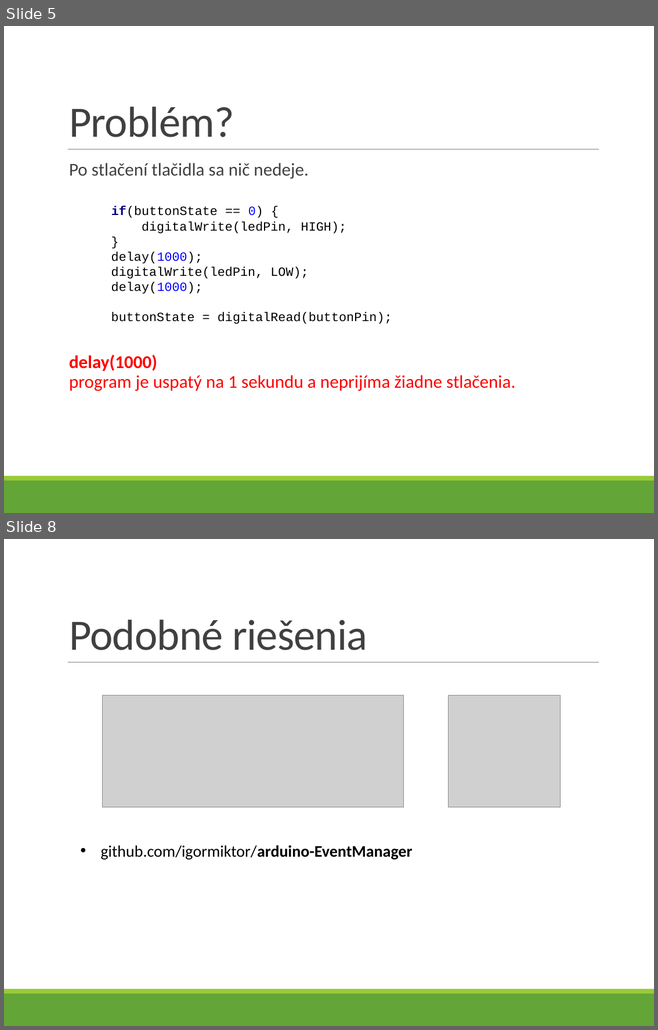
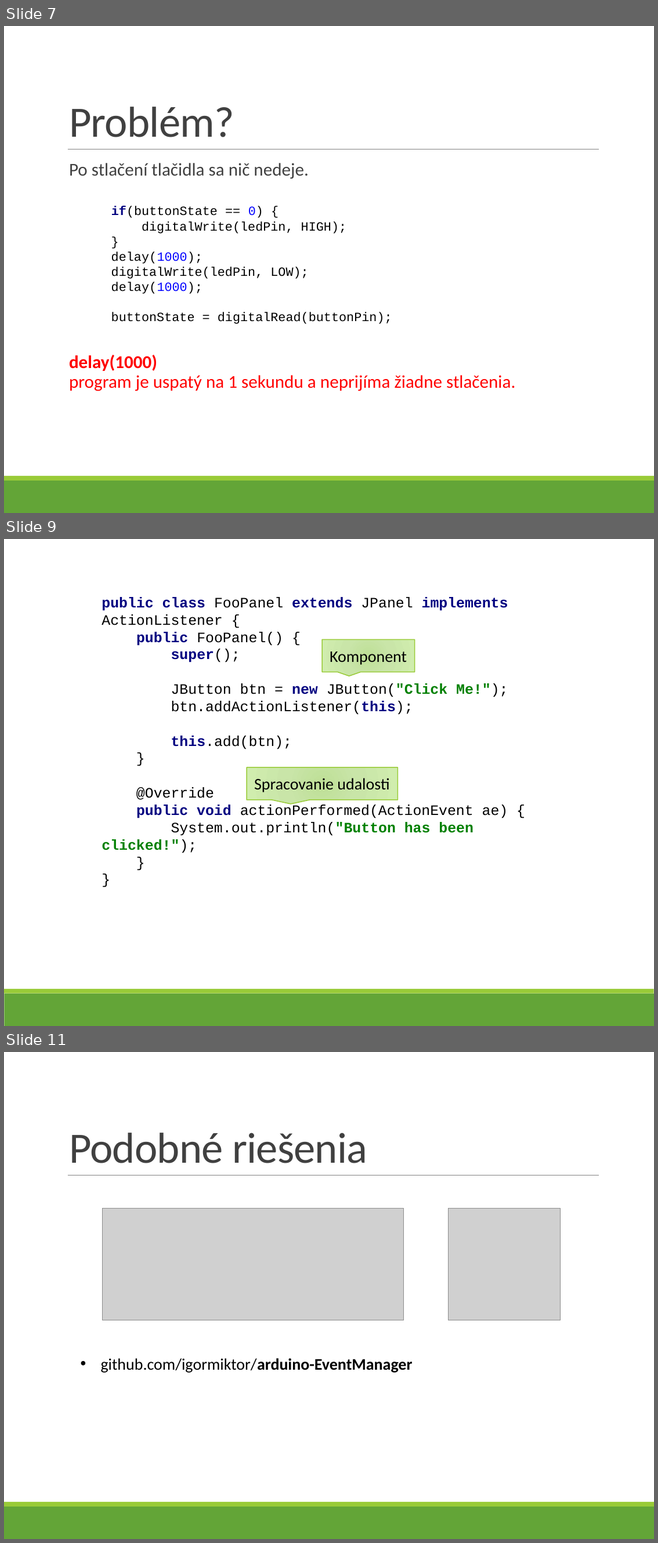
Before and after one commit to ppatrik/DiplomovaPraca, a slide deck: Prezentacie/prezentacia.pptx. Shown one above the other, each under a label of ours: slides 5 and 8 before the commit, slides 7, 9 and 11 after it; the slides between them are not shown. The pictures are 658x1030 and 658x1543 pixels, drawn with LibreOffice and Linux fonts; fonts in the diff are those of the drawing; grey boxes stand for pictures; background and template pictures are left out. Boxes give left, top, right and bottom in pixels: in the first picture for what was removed or moved away, otherwise in the second. Text is boxed around its words. In the diff, an @@ line names an element or a change of style, - is before the commit and + after.

```diff
--- a/Prezentacie/prezentacia.pptx
+++ b/Prezentacie/prezentacia.pptx
@@ slide 9 added at [4,539,654,1026], background picture (left out); not listed: 2 template elements that a slide beside it also shows @@
@@ text added at [101,597,508,853], 16 pt, text #000000 @@
+public class FooPanel extends JPanel implements ActionListener {
+public FooPanel() {
+super();
+JButton btn = new JButton("Click Me!");
+btn.addActionListener(this);
+this.add(btn);
+}
+@Override
+public void actionPerformed(ActionEvent ae) {
+System.out.println("Button has been clicked!");
+}
+}
@@ speech box added at [322,640,414,672], fill gradient #BEDF97 to #CAE6A9 to #D0EDAE, outline #99CB38 1 pt @@
@@ text added at [329,652,407,665], 18 pt, text #000000 @@
+Komponent
@@ speech box added at [246,768,397,800], fill gradient #BEDF97 to #CAE6A9 to #D0EDAE, outline #99CB38 1 pt @@
@@ text added at [254,778,389,792], 18 pt, text #000000 @@
+Spracovanie udalosti
@@ what was slide 5 is now slide 7 @@
@@ what was slide 8 is now slide 11 @@
```
Also in this commit, not shown: 1 slide changed, 2 other slides added.
